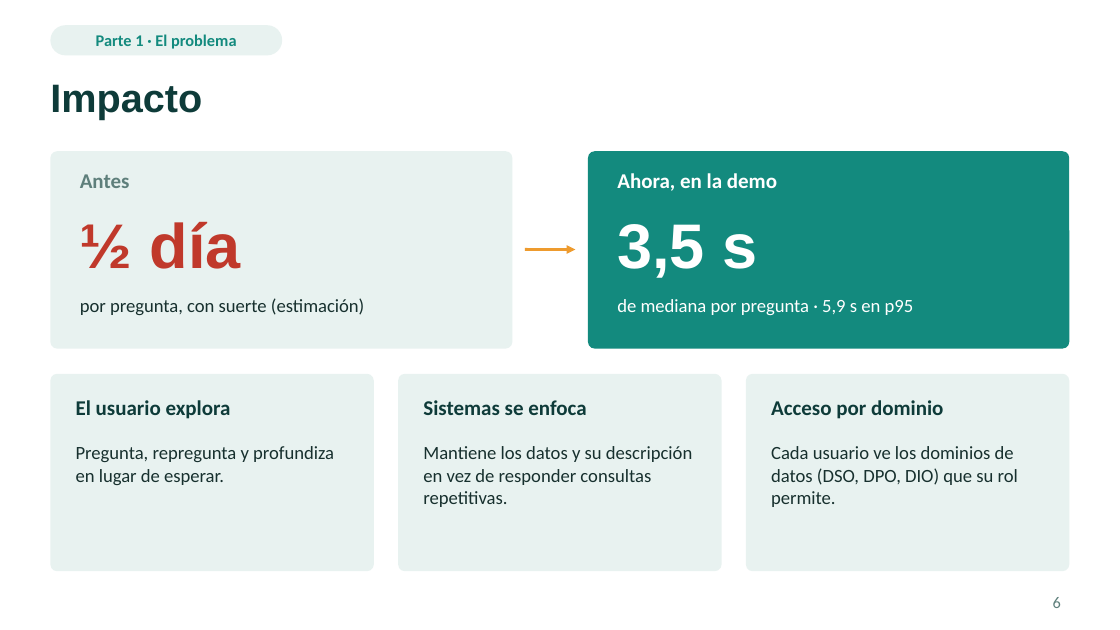
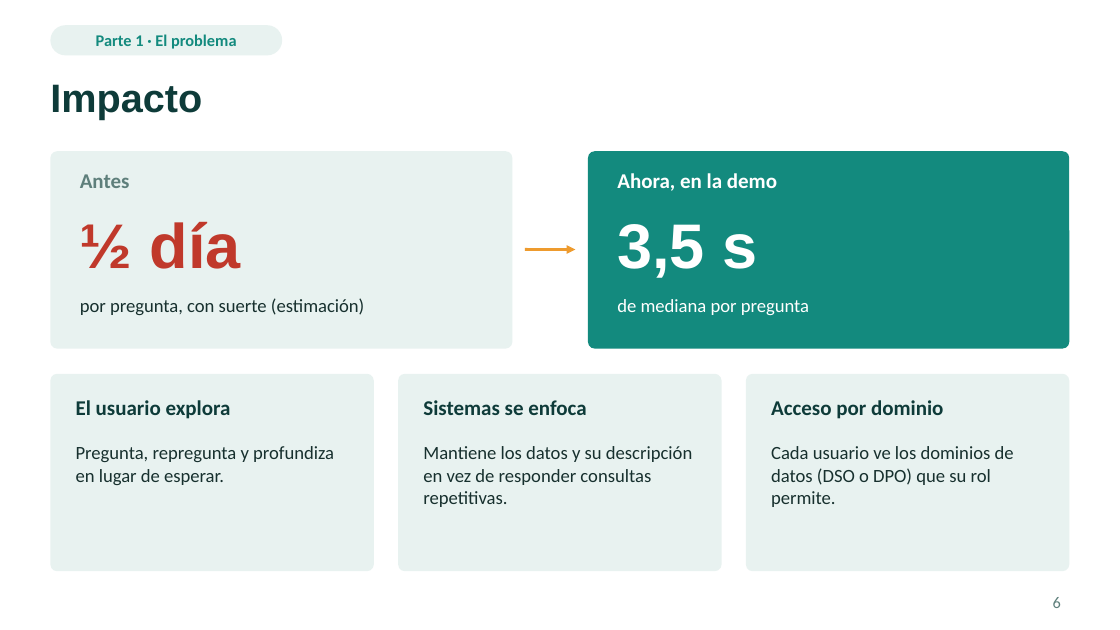
Before and after one commit to emiber/UTDT, a slide deck: slide 6 of docs/presentacion/presentacion.pptx. Drawn at 1120x630 pixels with LibreOffice and Linux fonts; fonts in the diff are those of the drawing. Boxes give left, top, right and bottom in pixels: in the first picture for what was removed or moved away, otherwise in the second. Text is boxed around its words. In the diff, an @@ line names an element or a change of style, - is before the commit and + after.

```diff
--- a/docs/presentacion/presentacion.pptx
+++ b/docs/presentacion/presentacion.pptx
@@ text at (x1=617, y1=299, x2=809, y2=315): text changed @@
-de mediana por pregunta · 5,9 s en p95
+de mediana por pregunta
@@ text at (x1=771, y1=446, x2=1014, y2=507): text changed @@
-Cada usuario ve los dominios de datos (DSO, DPO, DIO) que su rol permite.
+Cada usuario ve los dominios de datos (DSO o DPO) que su rol permite.
```
Also in this commit, not shown: 14 other slides changed, 3 other files.
